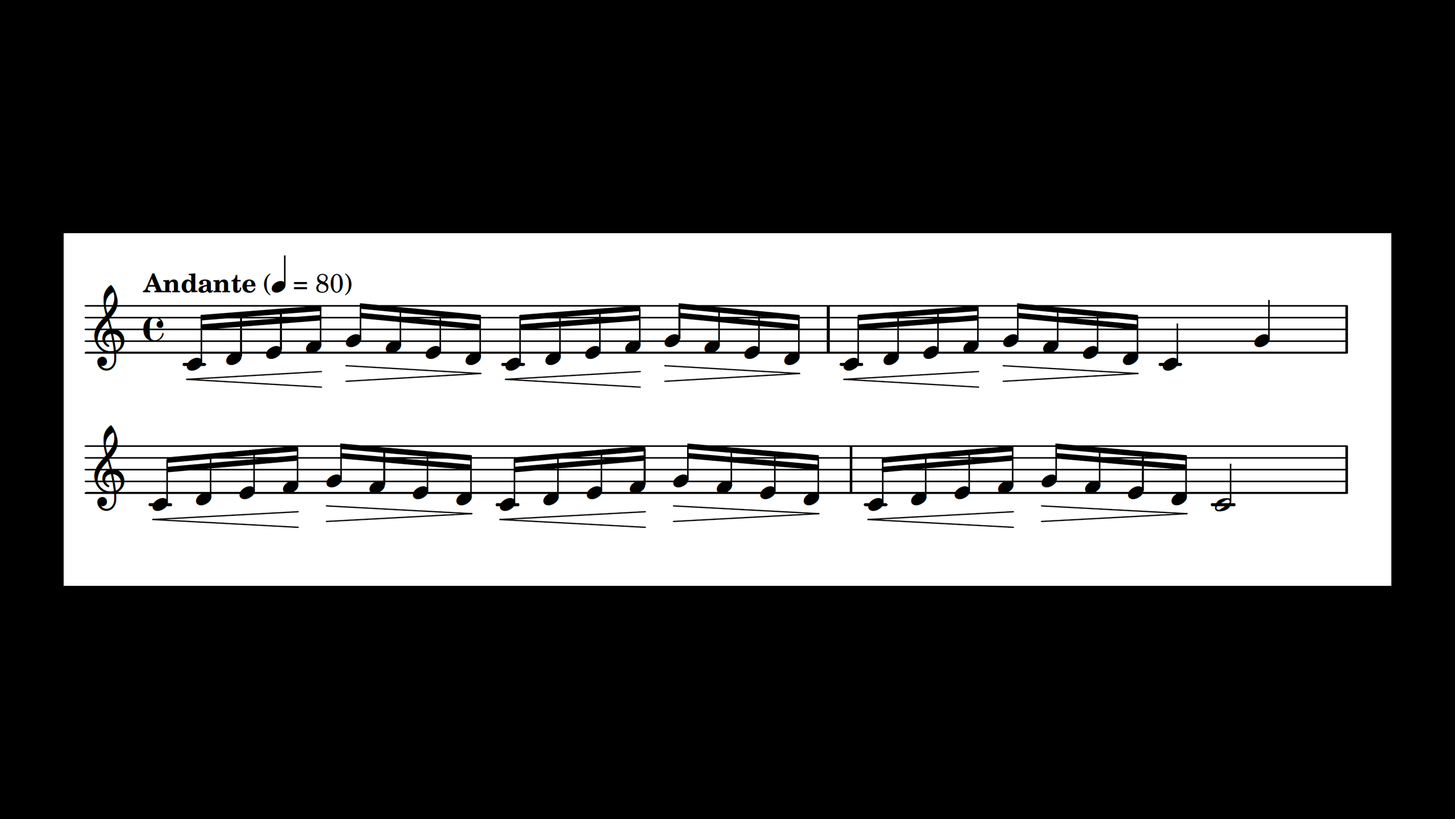
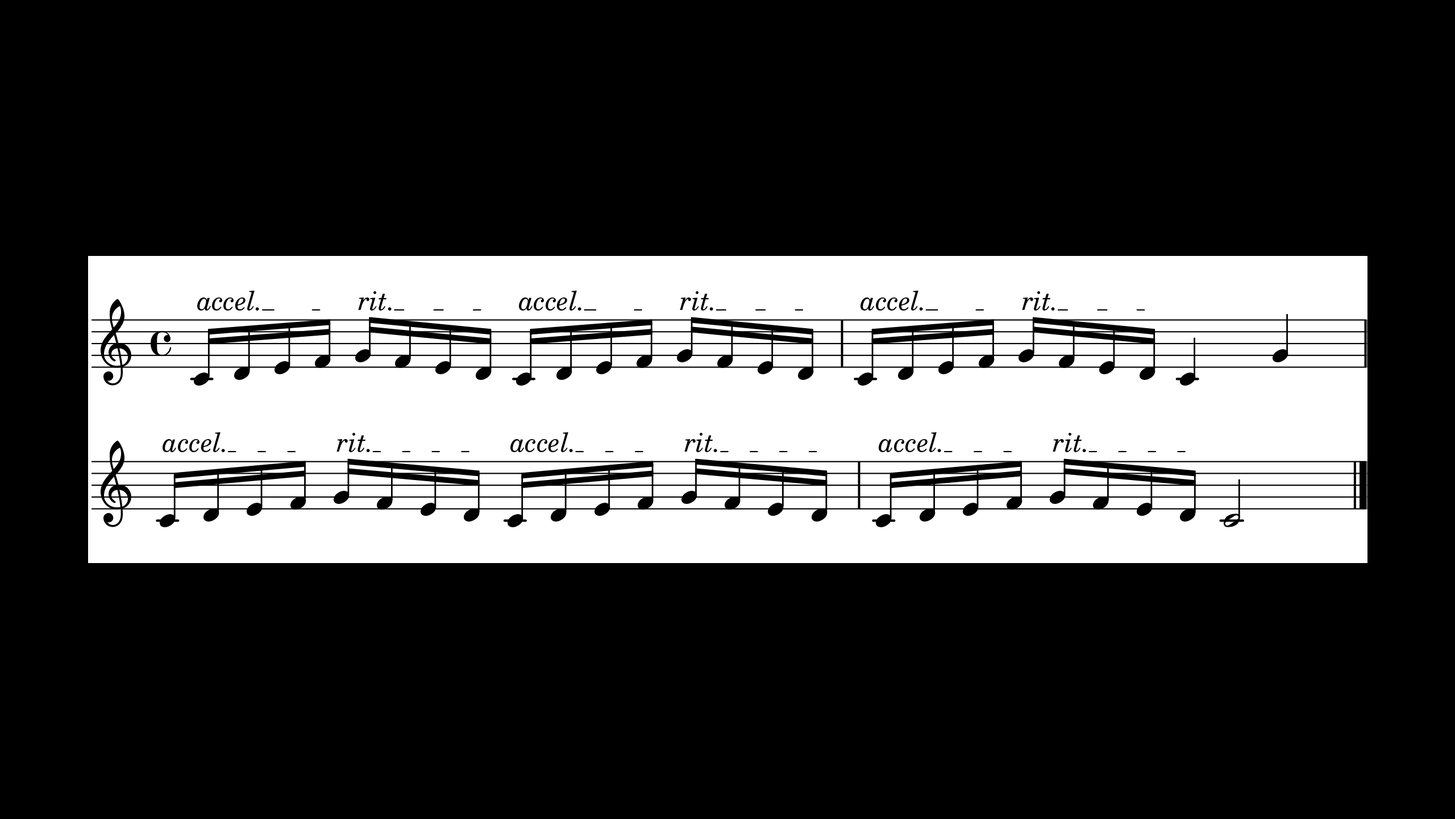
Layered file, before and after one edit (1455x819). Changes by layer:
painted on "stim_t" over <box>63,233,1392,586</box>
